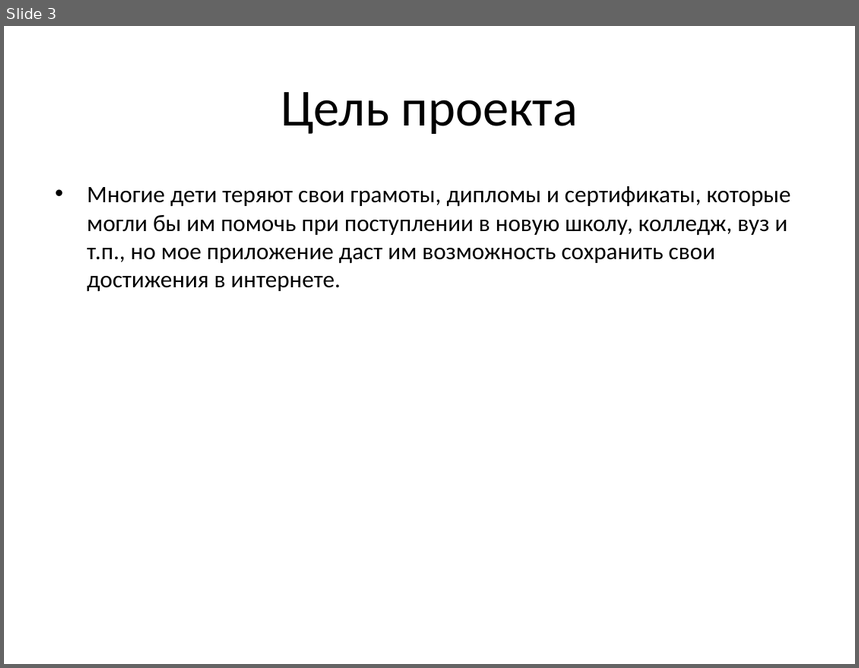
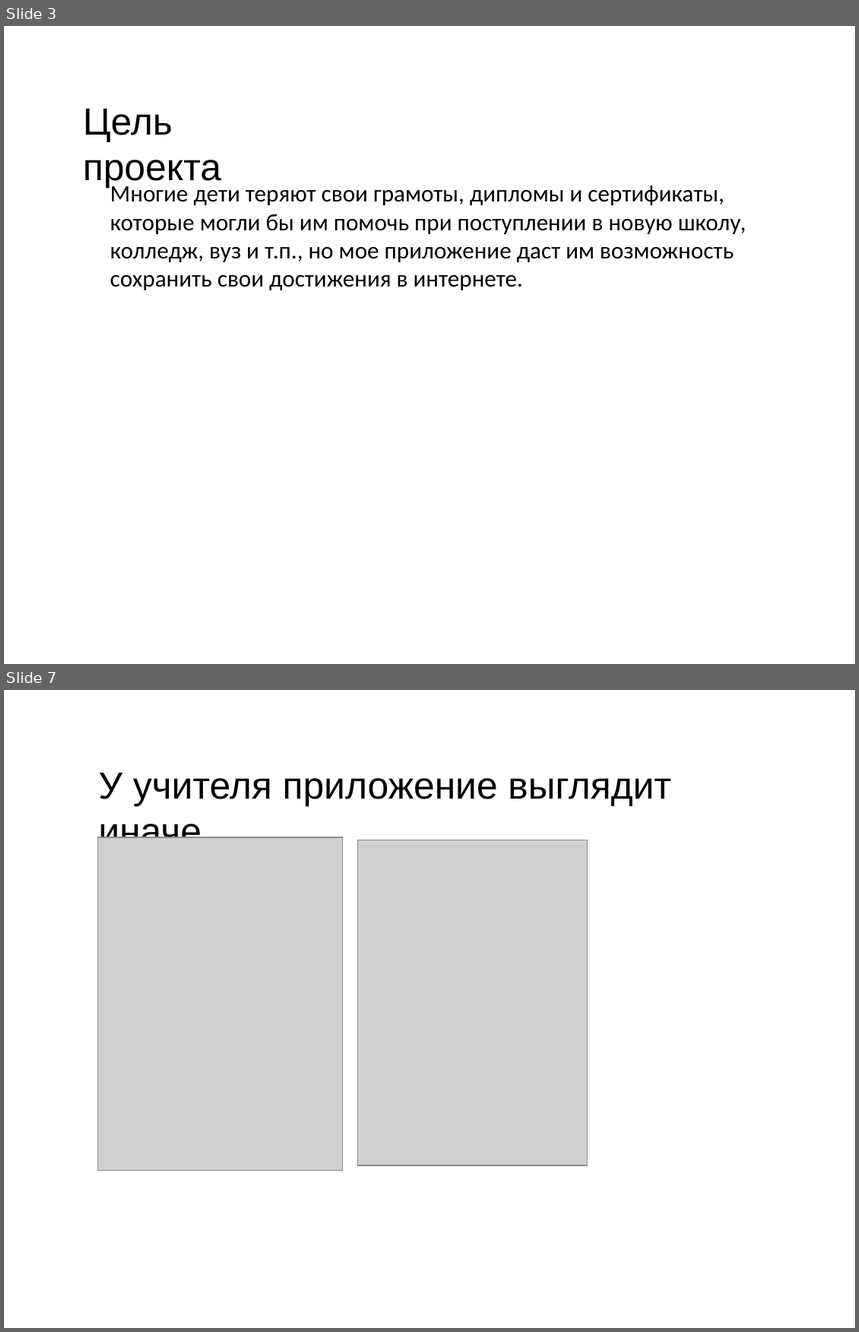
Before and after one commit to OCCCAS/Yandex, a slide deck: resources/PortSave.pptx. Shown one above the other, each under a label of ours: slide 3 before the commit, slides 3 and 7 after it; the slides between them are not shown. The pictures are 859x668 and 859x1332 pixels, drawn with LibreOffice and Linux fonts; fonts in the diff are those of the drawing; grey boxes stand for pictures; background and template pictures are left out. Boxes give left, top, right and bottom in pixels: in the first picture for what was removed or moved away, otherwise in the second. Text is boxed around its words. In the diff, an @@ line names an element or a change of style, - is before the commit and + after.

```diff
--- a/resources/PortSave.pptx
+++ b/resources/PortSave.pptx
@@ slide 7 added at (4,690,855,1328), background picture (left out) @@
@@ text added at (98,772,671,838), 32 pt, text #000000 @@
+У учителя приложение выглядит иначе
@@ picture added at (97,837,342,1171) @@
@@ picture added at (357,840,587,1166) @@
@@ slide 3 changed as well @@
@@ text "Цель проекта": place and size @@
-text "Цель проекта" at (281,92,579,134)
+text "Цель проекта" at (83,108,221,188)
@@ text "Цель проекта" at (83,108,221,188): size 44 to 32 pt, font Calibri to Arial; alignment centre to left; vertical alignment middle to top @@
@@ text "Многие дети теряют свои грамоты, ...": place and size @@
-text "Многие дети теряют свои грамоты, ..." at (87,186,791,291)
+text "Многие дети теряют свои грамоты, ..." at (110,186,747,290)
@@ text "Многие дети теряют свои грамоты, ..." at (110,186,747,290): bullet • to none @@
```
Also in this commit, not shown: 1 other slide changed, 5 other slides added, 5 slides removed.
